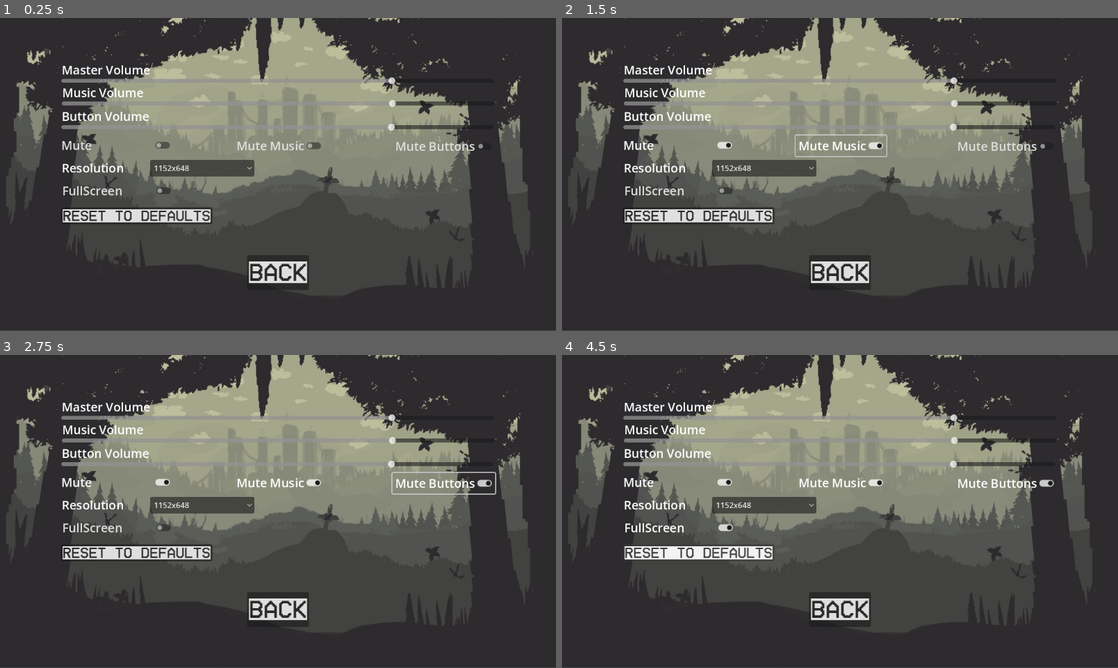
Above: before the commit, frames 1-4 (two rows, left to right).
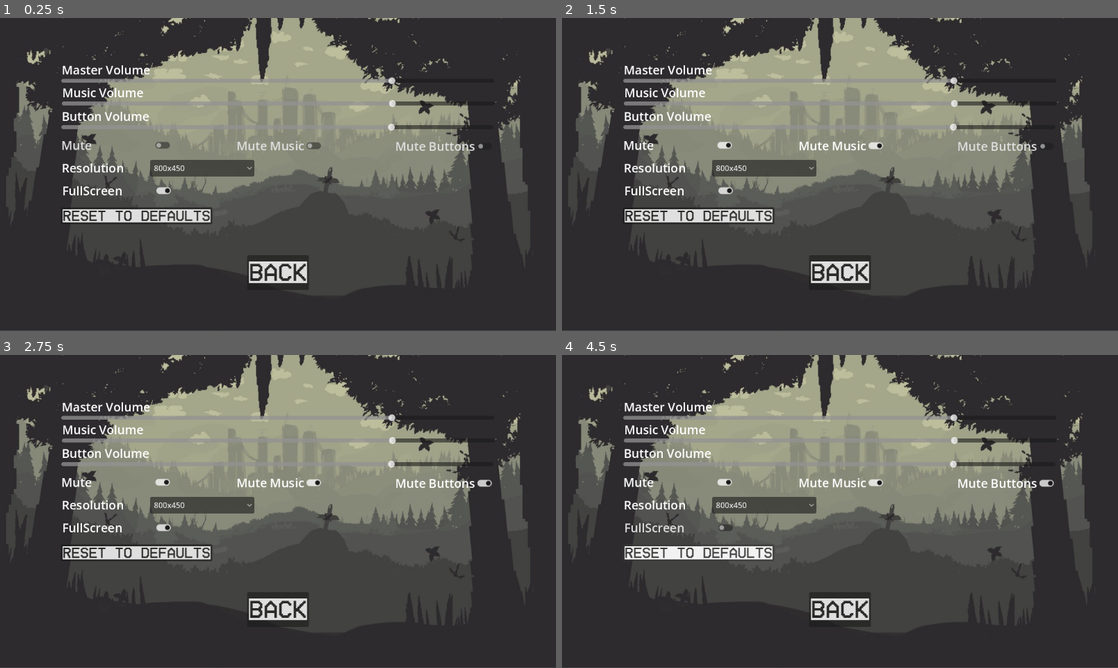
Above: after the commit, the same moments.

Repository: Webby1015/wolf-walk
Game: Godot game, scene res://Scenes/Options.tscn
The game is run twice, just before and just after one commit, with the same random seed, the same clock (stepped at 60 frames per second) and the same inputs. This scene is started directly instead of the project's main scene.
Inputs:
- Up to frame 1 (0.25 s): no input
- Up to frame 2 (1.5 s): click "Mute" at 0.5 s; click "Mute Music" at 1.25 s
- Up to frame 3 (2.75 s): click "Mute Buttons" at 2 s
- Up to frame 4 (4.5 s): click "1152x648" (after the commit: "800x450") at 2.75 s; click "FullScreen" at 3.5 s; click "Reset To Defaults" at 4.25 s

The runs differ from the first frame. In frame 1, 0.2% of the frame differs, in the area x 11-34%, y 47-57%; in frame 2, 0.4%; in frame 3, 0.4%, in the area x 11-90%, y 37-57%; in frame 4, 0.2%.

Commit message:
options implemented , still have to save options and add more resolutions

Diff:
--- a/Scenes/GameManager.tscn
+++ b/Scenes/GameManager.tscn
@@ -1,11 +1,15 @@
-[gd_scene load_steps=4 format=3 uid="uid://mhurg5jy7utk"]
+[gd_scene load_steps=5 format=3 uid="uid://mhurg5jy7utk"]
 
 [ext_resource type="Script" uid="uid://dupsh64fd1hx2" path="res://Scripts/game_manager.gd" id="1_m2tc1"]
+[ext_resource type="Script" uid="uid://w81k73nxbiyo" path="res://Scripts/Game Manager/screen.gd" id="2_b7dir"]
 [ext_resource type="Script" uid="uid://byacqn2eftn6t" path="res://Scripts/Game Manager/navigation.gd" id="2_bwyv8"]
 [ext_resource type="Script" uid="uid://bfkqy8dw13q0m" path="res://Scripts/Game Manager/sounds.gd" id="3_7cxpe"]
 
 [node name="main" type="Node"]
 script = ExtResource("1_m2tc1")
+
+[node name="screen" type="Node" parent="."]
+script = ExtResource("2_b7dir")
 
 [node name="navigation" type="Node" parent="."]
 script = ExtResource("2_bwyv8")
--- a/Scenes/Options.tscn
+++ b/Scenes/Options.tscn
@@ -8,6 +8,8 @@
 texture = ExtResource("1_qqnya")
 
 [sub_resource type="StyleBoxEmpty" id="StyleBoxEmpty_cbhj7"]
+
+[sub_resource type="StyleBoxEmpty" id="StyleBoxEmpty_6f4k2"]
 
 [sub_resource type="StyleBoxEmpty" id="StyleBoxEmpty_q4at1"]
 
@@ -160,6 +162,7 @@
 grow_horizontal = 2
 grow_vertical = 2
 theme_override_font_sizes/font_size = 25
+theme_override_styles/focus = SubResource("StyleBoxEmpty_6f4k2")
 text = "Mute Music"
 
 [node name="Mute Buttons" type="CheckButton" parent="Panel"]
@@ -176,6 +179,7 @@
 grow_horizontal = 2
 grow_vertical = 2
 theme_override_font_sizes/font_size = 25
+theme_override_styles/focus = SubResource("StyleBoxEmpty_6f4k2")
 text = "Mute Buttons
 "
 
@@ -209,16 +213,7 @@
 grow_horizontal = 2
 grow_vertical = 2
 theme_override_styles/focus = SubResource("StyleBoxEmpty_q4at1")
-selected = 3
-item_count = 4
-popup/item_0/text = "1920x1080"
-popup/item_0/id = 0
-popup/item_1/text = "1600x900"
-popup/item_1/id = 1
-popup/item_2/text = "1280x720"
-popup/item_2/id = 2
-popup/item_3/text = "1152x648"
-popup/item_3/id = 3
+fit_to_longest_item = false
 
 [node name="FullScreen" type="CheckButton" parent="Panel"]
 layout_mode = 1
@@ -235,6 +230,7 @@
 grow_vertical = 2
 theme_override_font_sizes/font_size = 25
 theme_override_styles/focus = SubResource("StyleBoxEmpty_cbhj7")
+button_pressed = true
 text = "FullScreen"
 
 [node name="reset" type="Button" parent="Panel"]
@@ -274,8 +270,12 @@
 
 [connection signal="value_changed" from="Panel/Master Volume" to="." method="_on_master_volume_value_changed"]
 [connection signal="value_changed" from="Panel/Music Volume" to="." method="_on_music_volume_value_changed"]
+[connection signal="value_changed" from="Panel/Button Volume" to="." method="_on_button_volume_value_changed"]
 [connection signal="toggled" from="Panel/Mute" to="." method="_on_mute_toggled"]
+[connection signal="toggled" from="Panel/Mute Music" to="." method="_on_mute_music_toggled"]
+[connection signal="toggled" from="Panel/Mute Buttons" to="." method="_on_mute_buttons_toggled"]
 [connection signal="item_selected" from="Panel/Resolution" to="." method="_on_resolution_item_selected"]
 [connection signal="toggled" from="Panel/FullScreen" to="." method="_on_full_screen_toggled"]
+[connection signal="pressed" from="Panel/reset" to="." method="_on_reset_pressed"]
 [connection signal="mouse_entered" from="back" to="." method="_on_back_mouse_entered"]
 [connection signal="pressed" from="back" to="." method="_on_back_pressed"]
--- /dev/null
+++ b/Scripts/Game Manager/screen.gd
@@ -0,0 +1,18 @@
+extends Node
+
+var commonResolutions = [[1920,1080],[1600,900],[1280,720],[1152,648]]
+var ResolutionList = {}
+
+func getScreenResolutions() -> Dictionary:
+	var resolution = DisplayServer.screen_get_size()
+	ResolutionList[0] = [resolution.x, resolution.y]
+	return ResolutionList
+
+func changeResolution(x:int,y:int) -> void:
+	DisplayServer.window_set_size(Vector2i(x,y))
+
+func fullScreen()->void:
+	DisplayServer.window_set_mode(DisplayServer.WINDOW_MODE_FULLSCREEN)
+
+func windowed()->void:
+	DisplayServer.window_set_mode(DisplayServer.WINDOW_MODE_WINDOWED)
--- a/Scripts/Game Manager/sounds.gd
+++ b/Scripts/Game Manager/sounds.gd
@@ -5,6 +5,8 @@
 
 @onready var BackgroundTrack: AudioStreamPlayer = $"background track"
 @onready var hover_soound: AudioStreamPlayer = $"hover soound"
+
+var hoverSoundVolume = 0.0
 
 var defaultSettings = {
 	"MasterVolume":-10.0,
@@ -16,6 +18,19 @@
 	"resolution":3,
 	"fullScreen":true
 	}
+
+
+
+func change_master_volume(volume:float)->void:
+	AudioServer.set_bus_volume_db(0,volume)
+
+func master_volume_on()->void:
+	AudioServer.set_bus_mute(0,false)
+
+func master_volume_off()->void:
+	AudioServer.set_bus_mute(0,true)
+
+
 
 func _play_Bgmusic(music:AudioStream,volume = 0.0) :
 	if BackgroundTrack.stream == music:
@@ -30,13 +45,13 @@
 func change_music_volume(new_volume: float):
 	BackgroundTrack.volume_db = new_volume
 
-func mute_music():
-	if BackgroundTrack.volume_db!=0.0:
-		BackgroundTrack.volume_db = -80
-		return true
-	else:
-		BackgroundTrack = defaultSettings["MusicVolume"]
-		return false
+func music_off():
+	BackgroundTrack.volume_db = -80.0
+
+func music_on():
+	BackgroundTrack.volume_db = defaultSettings["MusicVolume"]
+
+
 
 func _hover_sound(sound:AudioStream,volume = 0.0):
 	hover_soound.stream = sound
@@ -44,7 +59,13 @@
 	hover_soound.play()
 
 func hoverSound():
-	_hover_sound(buttonSound)
+	_hover_sound(buttonSound,hoverSoundVolume)
 
 func change_hover_Volume(new_volume:float):
-	hover_soound.volume_db=new_volume
+	hoverSoundVolume=new_volume
+
+func hoverSoundOn():
+	hoverSoundVolume=defaultSettings["ButtonVolume"]
+
+func hoverSoundOff():
+	hoverSoundVolume=-80
--- a/Scripts/game_manager.gd
+++ b/Scripts/game_manager.gd
@@ -2,3 +2,4 @@
 
 @onready var sounds: Node = $sounds
 @onready var navigation: Node = $navigation
+@onready var screen: Node = $screen
--- a/Scripts/level_selection.gd
+++ b/Scripts/level_selection.gd
@@ -5,4 +5,4 @@
 	GameManager.navigation.to_mainmenu()
 
 func _on_back_mouse_entered() -> void:
-	GameManager.hoverSound()
+	GameManager.sounds.hoverSound()
--- a/Scripts/options.gd
+++ b/Scripts/options.gd
@@ -3,49 +3,61 @@
 @onready var master_volume: HSlider = $"Panel/Master Volume"
 @onready var music_volume: HSlider = $"Panel/Music Volume"
 @onready var full_screen: CheckButton = $Panel/FullScreen
+@onready var resolution: OptionButton = $Panel/Resolution
+
+func _ready() -> void:
+	var resList:Dictionary = GameManager.screen.getScreenResolutions()
+	for i in resList:
+		resolution.add_item(str(resList[i][0])+"x"+str(resList[i][1]),i)
 
 
+func _on_master_volume_value_changed(value: float) -> void:
+	GameManager.sounds.change_master_volume(value)
 
-func _ready() -> void:
-	pass
-
-
-func _on_back_pressed() -> void:
-	GameManager.navigation.to_mainmenu()
-
-func _on_back_mouse_entered() -> void:
-	GameManager.sounds.hoverSound()
-
-func _on_master_volume_value_changed(value: float) -> void:
-	AudioServer.set_bus_volume_db(0,value)
+func _on_mute_toggled(toggled_on: bool) -> void:
+	if toggled_on:
+		GameManager.sounds.master_volume_off()
+	else:
+		GameManager.sounds.master_volume_on()
 
 
 func _on_music_volume_value_changed(value: float) -> void:
 	GameManager.sounds.change_music_volume(value)
 
+func _on_mute_music_toggled(toggled_on: bool) -> void:
+	if toggled_on:
+		GameManager.sounds.music_off()
+	else:
+		GameManager.sounds.music_on()
 
-func _on_mute_toggled(toggled_on: bool) -> void:
-	AudioServer.set_bus_mute(0,toggled_on)
+
+func _on_button_volume_value_changed(value: float) -> void:
+	GameManager.sounds.change_hover_Volume(value)
+
+func _on_mute_buttons_toggled(toggled_on: bool) -> void:
+	if toggled_on:
+		GameManager.sounds.hoverSoundOff()
+	else:
+		GameManager.sounds.hoverSoundOn()
 
 
 func _on_resolution_item_selected(index: int) -> void:
-	match index :
-		0:
-			print(index)
-			DisplayServer.window_set_size(Vector2i(1920,1080))
-		1:
-			print(index)
-			DisplayServer.window_set_size(Vector2i(1600,900))
-		2:
-			print(index)
-			DisplayServer.window_set_size(Vector2i(1280,720))
-		3:
-			print(index)
-			DisplayServer.window_set_size(Vector2i(1152,648))
-
+	var changeTo=resolution.get_item_text(index).split("x")
+	GameManager.screen.changeResolution(int(changeTo[0]),int(changeTo[1]))
 
 func _on_full_screen_toggled(toggled_on: bool) -> void:
 	if toggled_on:
-		DisplayServer.window_set_mode(DisplayServer.WINDOW_MODE_FULLSCREEN)
+		GameManager.screen.fullScreen()
 	else:
-		DisplayServer.window_set_mode(DisplayServer.WINDOW_MODE_WINDOWED)
+		GameManager.screen.windowed()
+
+
+func _on_reset_pressed() -> void:
+	pass
+
+
+func _on_back_mouse_entered() -> void:
+	GameManager.sounds.hoverSound()
+
+func _on_back_pressed() -> void:
+	GameManager.navigation.to_mainmenu()
--- a/Scripts/splash_screen_manager.gd
+++ b/Scripts/splash_screen_manager.gd
@@ -10,6 +10,9 @@
 
 func _ready() -> void:
 	GameManager.sounds.play_bg_music()
+	var resolution = DisplayServer.screen_get_size()
+	GameManager.screen.changeResolution(resolution.x,resolution.y)
+	GameManager.screen.fullScreen()
 	fade()
 
 func fade() -> void:
Not shown: 1 places in Scenes/Options.tscn that only renumber resources
Not shown, added: Scripts/Game Manager/screen.gd.uid
